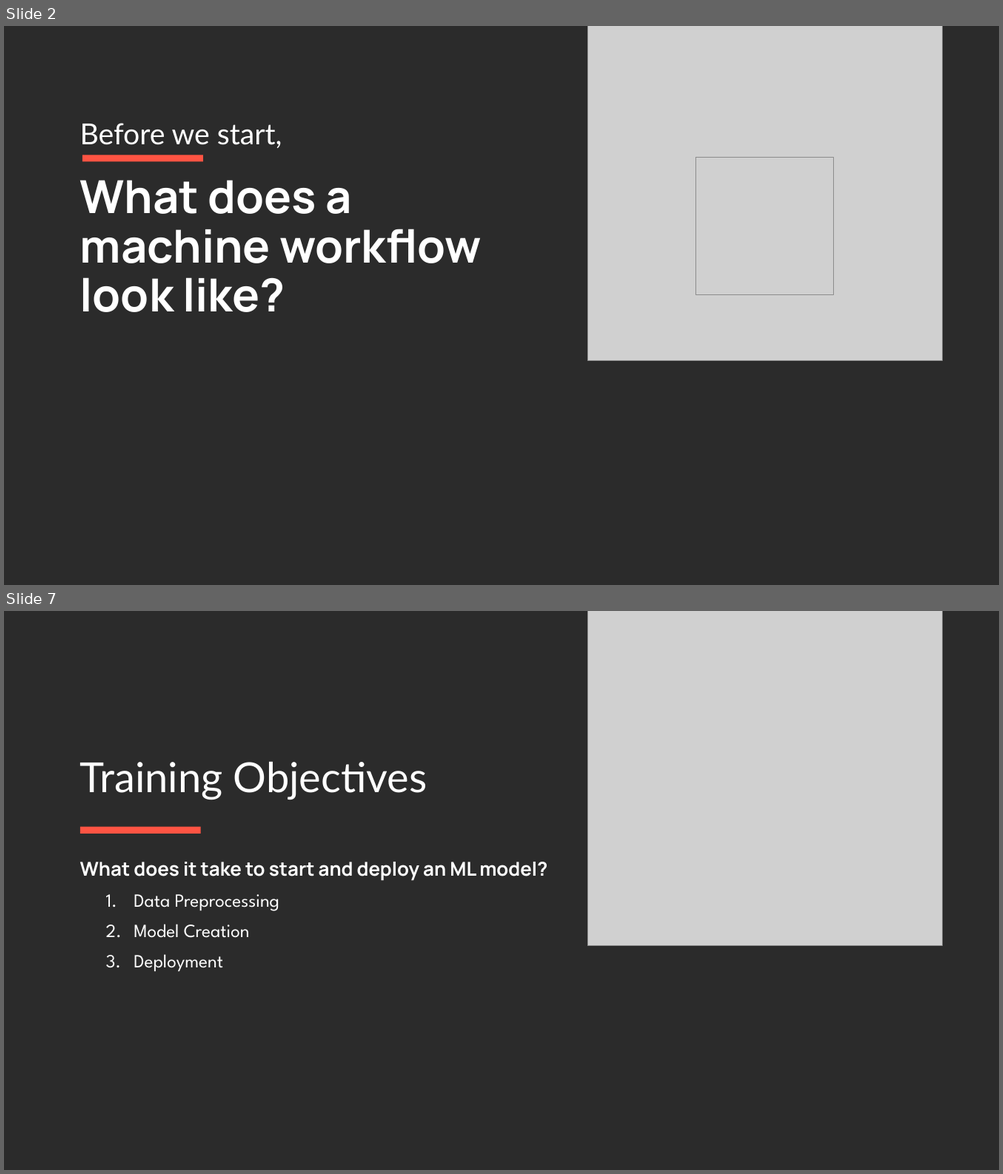
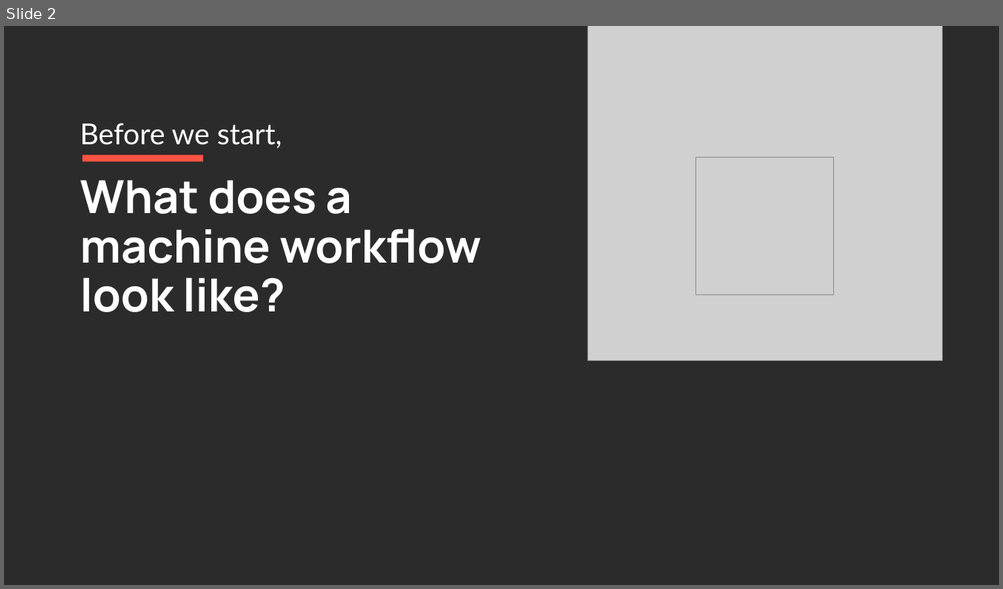
Before and after one commit to mcabanlit/ml-training, a slide deck: machine-learning-presentation.pptx. Shown one above the other, each under a label of ours: slides 2 and 7 before the commit, slide 2 after it; the slides between them are not shown. The pictures are 1003x1174 and 1003x589 pixels, drawn with LibreOffice and Linux fonts; fonts in the diff are those of the drawing; grey boxes stand for pictures; background and template pictures are left out; a plain dark background stands for a picture behind light text. Boxes give left, top, right and bottom in pixels: in the first picture for what was removed or moved away, otherwise in the second. Text is boxed around its words. In the diff, an @@ line names an element or a change of style, - is before the commit and + after.

```diff
--- a/machine-learning-presentation.pptx
+++ b/machine-learning-presentation.pptx
@@ slide 7 removed at [4, 611, 999, 1170], background picture (left out) @@
@@ picture removed at [587, 611, 942, 946] @@
@@ title removed at [80, 761, 427, 800] @@
-Training Objectives
@@ rectangle removed at [80, 826, 201, 833] @@
@@ text removed at [80, 862, 547, 881] @@
-What does it take to start and deploy an ML model?
@@ text removed at [134, 894, 280, 972] @@
-1. Data Preprocessing
-2. Model Creation
-3. Deployment
```
Also in this commit, not shown: 1 slide changed, 8 other slides removed.
